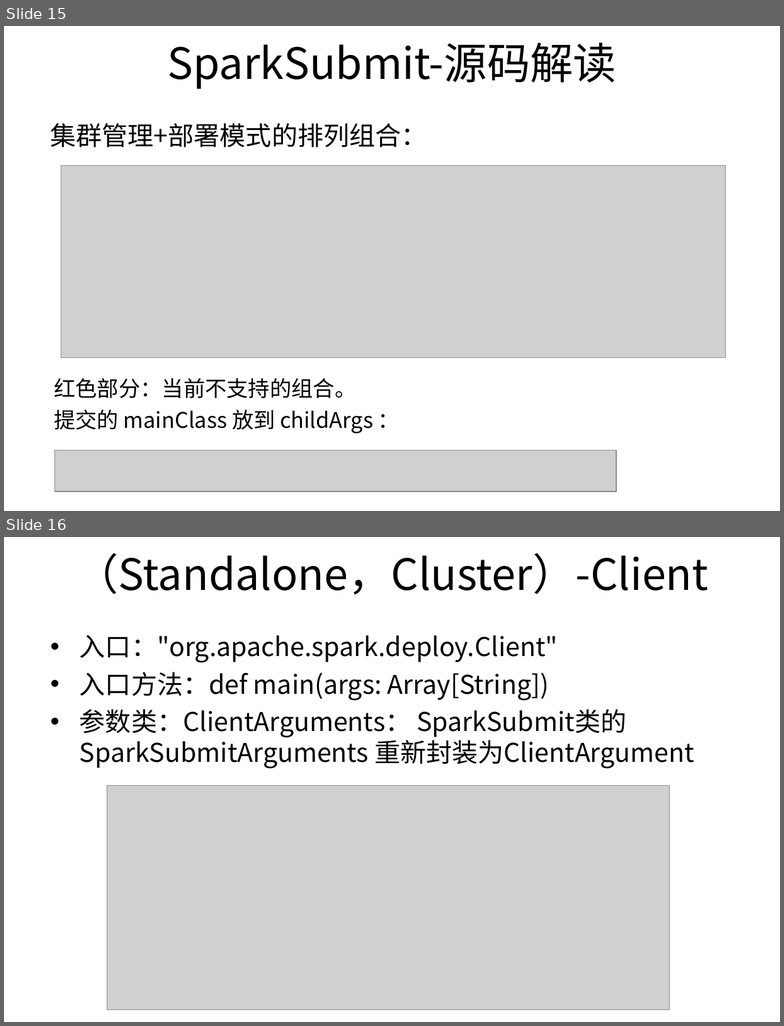
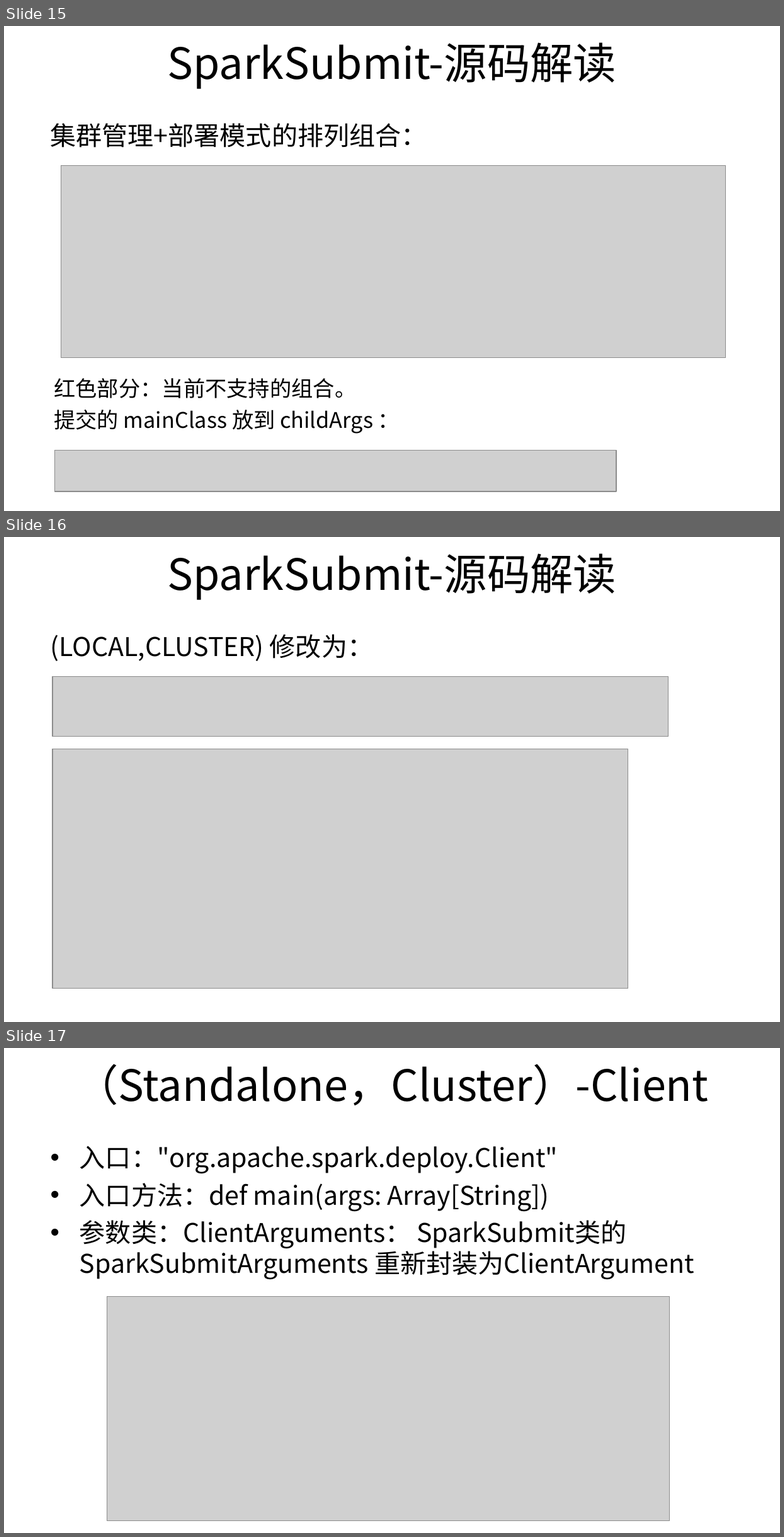
Before and after one commit to harlixxy/StudyNotes, a slide deck: 活动流程（26期）.ppt. Shown one above the other, each under a label of ours: slides 15 and 16 before the commit, slides 15, 16 and 17 after it. The pictures are 784x1026 and 784x1537 pixels, drawn with LibreOffice and Linux fonts; fonts in the diff are those of the drawing; grey boxes stand for pictures; background and template pictures are left out. Boxes give left, top, right and bottom in pixels: in the first picture for what was removed or moved away, otherwise in the second. Text is boxed around its words. In the diff, an @@ line names an element or a change of style, - is before the commit and + after.

Commit message:
修改local+cluster的描述错误

```diff
--- a/活动流程（26期）.ppt
+++ b/活动流程（26期）.ppt
@@ slide 16 added at (x1=4, y1=537, x2=780, y2=1022), background picture (left out) @@
@@ title added at (x1=168, y1=553, x2=617, y2=600), 40 pt, text #000000 @@
+SparkSubmit-源码解读
@@ text added at (x1=51, y1=634, x2=373, y2=661), 24 pt, text #000000 @@
+(LOCAL,CLUSTER) 修改为：
@@ picture added at (x1=53, y1=677, x2=669, y2=737) @@
@@ picture added at (x1=53, y1=749, x2=629, y2=988) @@
@@ what was slide 16 is now slide 17 @@
```
Also in this commit, not shown: 2 other files.
